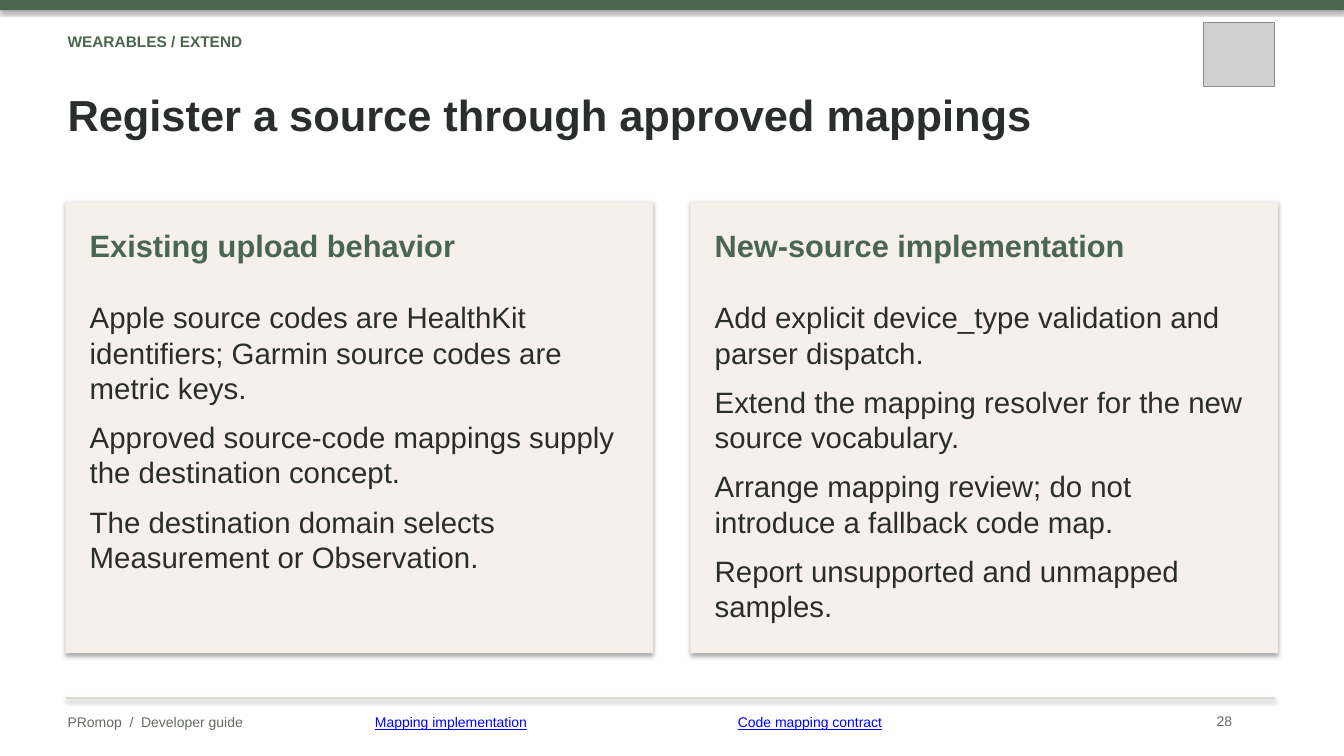
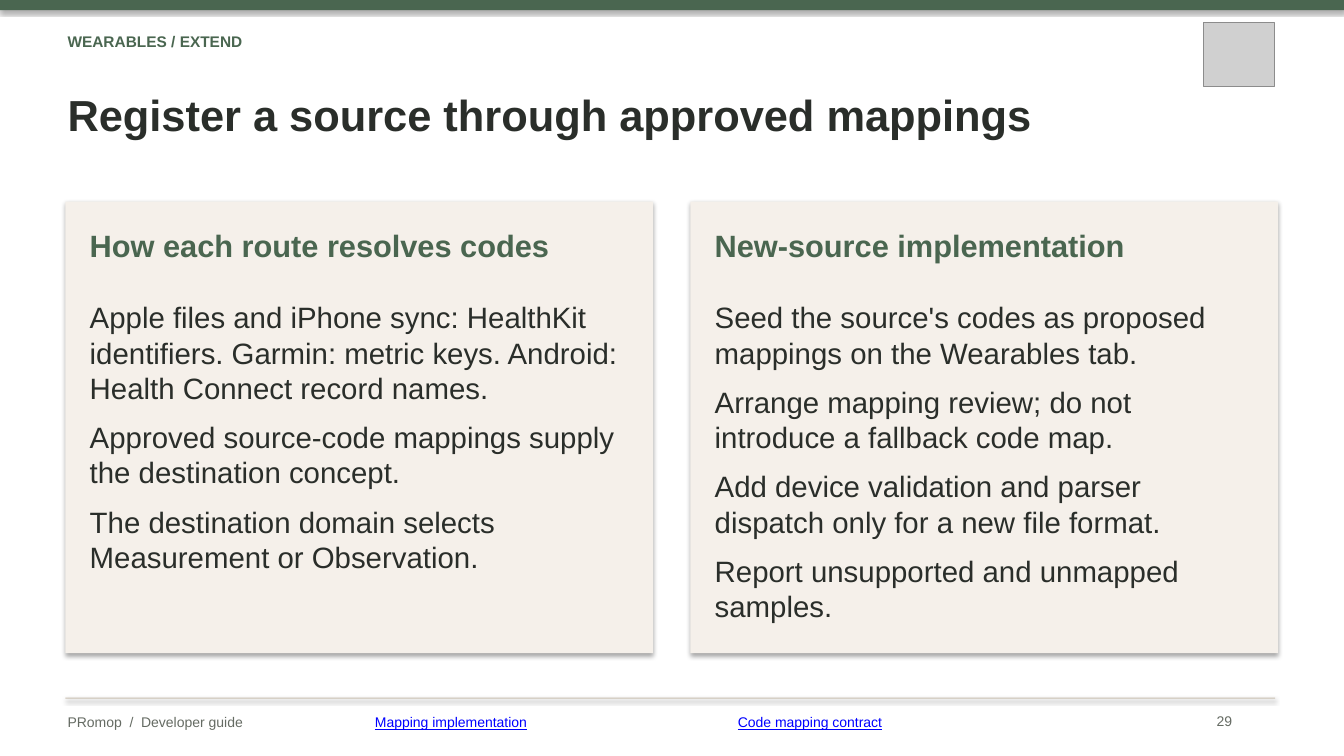
Before and after one commit to healthkey-ai/promop, a slide deck: slide 29 of PRomop_Developer_Guide.pptx (slide 28 before the commit). Drawn at 1344x756 pixels with LibreOffice and Linux fonts; fonts in the diff are those of the drawing; grey boxes stand for pictures. Boxes give left, top, right and bottom in pixels: in the first picture for what was removed or moved away, otherwise in the second. Text is boxed around its words. In the diff, an @@ line names an element or a change of style, - is before the commit and + after.

```diff
--- a/PRomop_Developer_Guide.pptx
+++ b/PRomop_Developer_Guide.pptx
@@ text at <box>90,234,549,258</box>: text changed @@
-Existing upload behavior
+How each route resolves codes
@@ text at <box>90,306,617,400</box>: text changed @@
-Apple source codes are HealthKit identifiers; Garmin source codes are metric keys.
+Apple files and iPhone sync: HealthKit identifiers. Garmin: metric keys. Android: Health Connect record names.
@@ text at <box>715,306,1206,369</box>: text changed @@
-Add explicit device_type validation and parser dispatch.
-Extend the mapping resolver for the new source vocabulary.
+Seed the source's codes as proposed mappings on the Wearables tab.
@@ text at <box>715,475,1160,539</box>: paragraph added @@
+Add device validation and parser dispatch only for a new file format.
```
Also in this commit, not shown: 8 other slides changed, 2 slides added, 1 slide removed.
